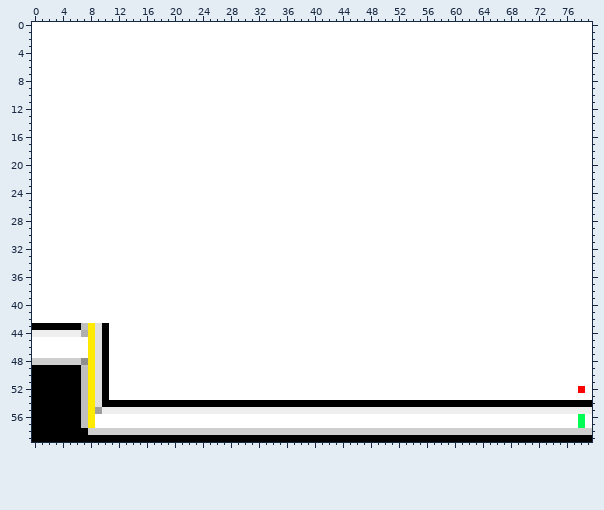
File history of a sprite sheet, source/level_data/layouts/level5/layer2.png. Above is the file before it was changed.
The file is 80x60 pixels.
Now the later version:
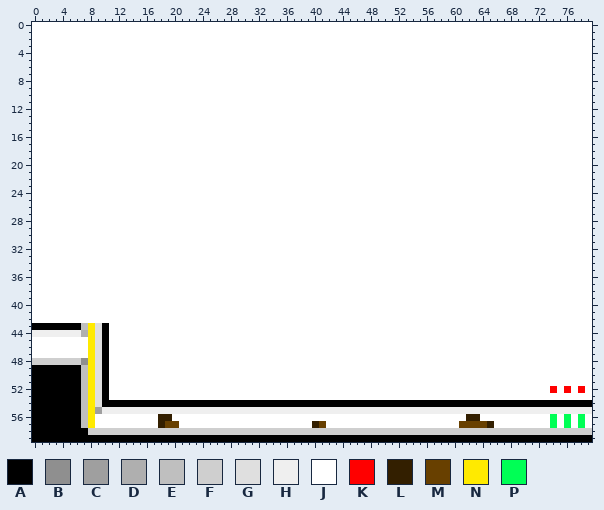
Palette (. is transparent): A #000000  B #8f8f8f  C #9f9f9f  D #afafaf  E #bfbfbf  F #cfcfcf  G #dfdfdf  H #efefef  J #ffffff  K #ff0000  L #331f00  M #684000  N #ffea00  P #00ff55
The edit:
Changed rows in their new state; - is an unchanged pixel.
first column x 74:
52 K-K
first column x 18:
56 LL------------------------------------------LL----------P-P
57 LMM-------------------LM-------------------MMMML--------P-P
Changed places in both pictures, as pixel boxes (x1, y1, x2, y2):
changed: (550, 386, 571, 428)
changed: (158, 414, 179, 428)
changed: (459, 414, 494, 428)
changed: (312, 421, 326, 428)
